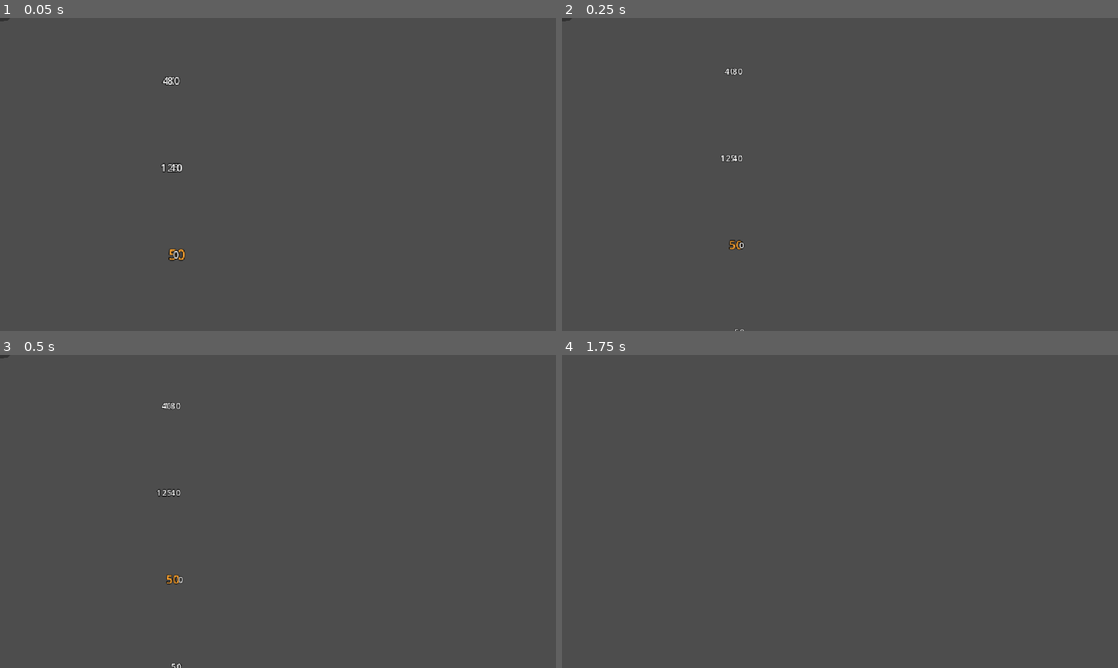
Above: before the commit, frames 1-4 (two rows, left to right).
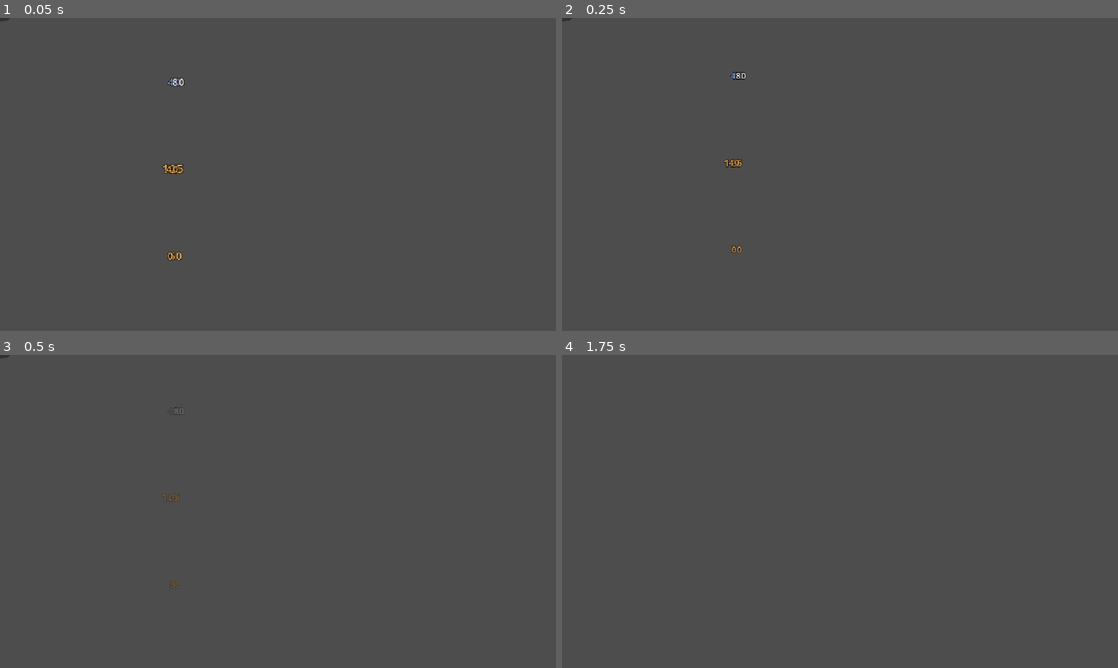
Above: after the commit, the same moments.

Repository: RyanAndrewsJR/uhgame
Game: Godot game, scene res://scenes/tests/combat_test.tscn
Two runs of this game, one before a commit and one after it. Both use one fixed random seed, a clock stepped at 60 frames per second and the inputs below. This scene is started directly instead of the project's main scene.
Inputs (mouse positions are in pixels of both pictures, inside the frame that each line leads up to):
- Up to frame 1 (0.05 s): no input
- Up to frame 2 (0.25 s): no input
- Up to frame 3 (0.5 s): no input
- Up to frame 4 (1.75 s): move the mouse to (962, 495) at 0.52 s; hold D (move_right) 0.53-1.28 s; click (962, 495) at 0.6 s; tap Enter at 1.25 s; move the mouse to (728, 527) at 1.27 s; hold S (move_down) from 1.28 s (still down); tap E (ability_e) at 1.35 s; click (728, 527) at 1.55 s

The runs differ from the first frame. In frame 1, 0.3% of the frame differs, in the area x 28-34%, y 18-78%; in frame 2, 0.3%; in frame 3, 0.2%; in frame 4, nothing differs.

Commit message:
COMBAT C6: damage numbers (DamageNumberStyle: log size steps, crit style, colors by damage type, red on the player, green heals, merged DoT ticks)
Sizes 10 / 12 / 14 px at 0 / 100 / 1000 damage, crits +3 sizes with '!',
physical orange / magic blue / true white, the player's damage red,
Unit.show_heal_number() green, DoT ticks merged per target within 0.3 s,
rise 12 px and fade over 0.6 s. Combat test 250/250, stats test 143/143,
headless in-game check 35/35.

Co-Authored-By: Claude Opus 5.5 <noreply@anthropic.com>
Claude-Session: https://claude.ai/code/session_01MgyCqfk8g1Va5ENTo7DNst

Diff:
--- /dev/null
+++ b/game/data/damage_number_styles/damage_number_style_default.tres
@@ -0,0 +1,13 @@
+[gd_resource type="Resource" script_class="DamageNumberStyle" format=3]
+
+[ext_resource type="Script" path="res://scripts/data/damage_number_style.gd" id="1_style"]
+
+[resource]
+script = ExtResource("1_style")
+size_thresholds = PackedFloat32Array(0, 100, 1000)
+font_sizes = PackedInt32Array(10, 12, 14)
+crit_size_bonus = 3
+dot_font_size = 8
+dot_merge_window = 0.3
+rise_px = 12.0
+lifetime = 0.6
--- /dev/null
+++ b/game/scripts/data/damage_number_style.gd
@@ -0,0 +1,64 @@
+class_name DamageNumberStyle
+extends Resource
+## How damage numbers look (COMBAT.md, Damage numbers). One style in use:
+## res://data/damage_number_styles/damage_number_style_default.tres.
+
+@export_group("Size")
+## Damage at or above each threshold uses the matching font size. Steps of
+## 10x (a log scale), so late-game numbers don't all hit the biggest size.
+@export var size_thresholds: PackedFloat32Array = PackedFloat32Array([0.0, 100.0, 1000.0])
+@export var font_sizes: PackedInt32Array = PackedInt32Array([10, 12, 14])
+
+@export_group("Crit")
+## Crits are this many font sizes bigger.
+@export var crit_size_bonus: int = 3
+## The crit font (COMBAT.md, Open questions). null = the normal font until
+## the asset exists.
+@export var crit_font: Font
+@export var crit_outline_color: Color = Color(0.45, 0.12, 0.0)
+## Added after a crit's number.
+@export var crit_suffix: String = "!"
+
+@export_group("Damage over time")
+@export var dot_font_size: int = 8
+## DoT ticks on the same target within this many seconds add up into one
+## number.
+@export var dot_merge_window: float = 0.3
+
+@export_group("Colors")
+@export var physical_color: Color = Color(1.0, 0.72, 0.35)
+@export var magic_color: Color = Color(0.55, 0.7, 1.0)
+@export var true_color: Color = Color(1.0, 1.0, 1.0)
+## Damage the player takes, whatever its type.
+@export var player_damage_color: Color = Color(1.0, 0.3, 0.28)
+@export var heal_color: Color = Color(0.4, 1.0, 0.45)
+@export var outline_color: Color = Color.BLACK
+@export var outline_size: int = 3
+
+@export_group("Motion")
+@export var rise_px: float = 12.0
+## Seconds from the hit until the number is gone (it fades over the second
+## half).
+@export var lifetime: float = 0.6
+## The number pops in at this scale and shrinks to 1 over 0.1 s.
+@export var pop_scale: float = 1.35
+## Random sideways spread, px.
+@export var spread_px: float = 6.0
+
+
+## The font size for a normal hit of `amount`.
+func get_font_size(amount: float) -> int:
+	var size := font_sizes[0] if not font_sizes.is_empty() else 10
+	for i in mini(size_thresholds.size(), font_sizes.size()):
+		if amount >= size_thresholds[i]:
+			size = font_sizes[i]
+	return size
+
+
+func get_damage_type_color(type: HitContext.DamageType) -> Color:
+	match type:
+		HitContext.DamageType.MAGIC:
+			return magic_color
+		HitContext.DamageType.TRUE:
+			return true_color
+	return physical_color
--- a/game/scripts/tests/combat_test.gd
+++ b/game/scripts/tests/combat_test.gd
@@ -17,6 +17,8 @@
 ## the stronger knockback winning).
 ## C5: the elite slime's telegraphed slam (numbers, the telegraph, a hit,
 ## walking and dashing out, a stun, the AI casting it by itself).
+## C6: damage numbers (log size steps, crit, colors by type, red on the
+## player, DoT merging, heals, rise and fade, none for blocked hits).
 ## Prints PASS/FAIL per check, then a total. Run headless and it quits with
 ## the number of failures as the exit code.
 
@@ -246,6 +248,7 @@
 	await _test_melee()
 	await _test_getting_hit()
 	await _test_elite()
+	await _test_damage_numbers()
 	await _test_death_mid_swing()
 
 
@@ -1126,6 +1129,110 @@
 	return null
 
 
+# --- C6: damage numbers -----------------------------------------------------------
+
+const NUMBER_SCRIPT := preload("res://scripts/ui/damage_number.gd")
+
+
+func _test_damage_numbers() -> void:
+	var style: DamageNumberStyle = NUMBER_SCRIPT.DEFAULT_STYLE
+	_section("C6: damage numbers")
+	_check("size steps 10 / 12 / 14 at 0 / 100 / 1000 (log scale)",
+		[style.get_font_size(22.0), style.get_font_size(64.0), style.get_font_size(102.4), style.get_font_size(1500.0)], [10, 10, 12, 14])
+	await _reset_knight()
+	await _hitstop_over()
+	var dummy := _dummy_at(Vector2(50, 0))
+	await _frames(1)
+	var numbers: Array = []
+	for i in 3:
+		dummy.health.heal(1000.0)
+		_place(dummy, knight.global_position + Vector2(50, 0))
+		await _frames(1)
+		var before := _numbers()
+		knight.attack.try_swing(Vector2.RIGHT)
+		await _wait_until(func() -> bool: return knight.attack.is_in_recovery(), 20)
+		var new := _numbers().filter(func(n: Label) -> bool: return not before.has(n))
+		numbers.append(new.map(func(n: Label) -> Array: return [n.text, n.font_size, n.color]))
+		await _wait_until(func() -> bool: return not knight.attack.is_swinging(), 60)
+		await _wait_until(func() -> bool: return not knight.attack.is_in_pause(), 30)
+		await _hitstop_over()
+	_check("every swing shows one number", [numbers[0].size(), numbers[1].size(), numbers[2].size()], [1, 1, 1])
+	if numbers[0].size() == 1 and numbers[2].size() == 1:
+		_check("swing 1: \"64\", size 10, physical color", numbers[0][0], ["64", 10, style.physical_color])
+		_check("the finisher's 102 is a size bigger", numbers[2][0].slice(0, 2), ["102", 12])
+
+	dummy.health.heal(1000.0)
+	var before := _numbers()
+	var magic := HitContext.new()
+	magic.source = knight
+	magic.target = dummy
+	magic.base_damage = 30.0
+	magic.damage_type = HitContext.DamageType.MAGIC
+	HitPipeline.resolve(magic)
+	var true_hit := _hit(dummy, 30.0, HitContext.DamageType.TRUE)
+	var added := _numbers().filter(func(n: Label) -> bool: return not before.has(n))
+	_check("magic blue, true white", added.map(func(n: Label) -> Color: return n.color), [style.magic_color, style.true_color])
+
+	before = _numbers()
+	var crit := HitPipeline.basic_attack(knight, dummy, knight.attack.combo.swings[0])
+	crit.raw_damage = 64.0
+	crit.is_crit = true
+	dummy.on_hit(crit)
+	added = _numbers().filter(func(n: Label) -> bool: return not before.has(n))
+	_check("a crit: \"64!\", 3 sizes bigger", added.map(func(n: Label) -> Array: return [n.text, n.font_size]), [["64!", 13]])
+
+	before = _numbers()
+	for i in 3:
+		var tick := dummy.make_hit_context(10.0, knight)
+		tick.add_tag(&"dot")
+		dummy.on_hit(tick)
+		await _frames(3)
+	added = _numbers().filter(func(n: Label) -> bool: return not before.has(n))
+	_check("DoT ticks within 0.3 s merge into one small number", added.map(func(n: Label) -> Array: return [n.text, n.font_size]), [["30", 8]])
+	await _frames(25)
+	before = _numbers()
+	var late := dummy.make_hit_context(10.0, knight)
+	late.add_tag(&"dot")
+	dummy.on_hit(late)
+	added = _numbers().filter(func(n: Label) -> bool: return not before.has(n))
+	_check("a tick after the window starts a new number", added.size(), 1)
+
+	before = _numbers()
+	dummy.show_heal_number(15.0)
+	added = _numbers().filter(func(n: Label) -> bool: return not before.has(n))
+	_check("healing: green \"+15\"", added.map(func(n: Label) -> Array: return [n.text, n.color]), [["+15", style.heal_color]])
+
+	await _wait_until(func() -> bool: return not knight.has_invulnerability(Unit.HIT_IFRAMES_ID), 60)
+	before = _numbers()
+	_hit(knight, 20.0, HitContext.DamageType.MAGIC)
+	added = _numbers().filter(func(n: Label) -> bool: return not before.has(n))
+	_check("damage the player takes is red (any type)", added.map(func(n: Label) -> Color: return n.color), [style.player_damage_color])
+	before = _numbers()
+	_hit(knight, 20.0, HitContext.DamageType.MAGIC)   # blocked by the i-frames
+	_check("a blocked hit shows no number", _numbers().filter(func(n: Label) -> bool: return not before.has(n)).size(), 0)
+	knight.health.heal(10000.0)
+
+	before = _numbers()
+	dummy.take_damage(40.0, knight)
+	added = _numbers().filter(func(n: Label) -> bool: return not before.has(n))
+	if added.size() == 1:
+		var n: Label = added[0]
+		var y0 := n.position.y
+		var t0 := _game_time
+		await _wait_until(func() -> bool: return _game_time - t0 >= 0.5, 60)
+		_check_near("it rises 12 px", y0 - n.position.y, 12.0, 1.5)
+		_check("and fades", n.modulate.a < 0.5, true)
+		var ref: WeakRef = weakref(n)
+		await _wait_until(func() -> bool: return ref.get_ref() == null, 20)
+		_check("gone after 0.6 s", ref.get_ref() == null, true)
+	dummy.queue_free()
+
+
+func _numbers() -> Array:
+	return get_children().filter(func(n: Node) -> bool:
+		return n is Label and n.get_script() == NUMBER_SCRIPT and not n.is_queued_for_deletion())
+
+
 func _test_death_mid_swing() -> void:
 	_section("C2: the attacker dies mid-swing")
 	await _reset_knight()
--- a/game/scripts/ui/damage_number.gd
+++ b/game/scripts/ui/damage_number.gd
@@ -1,24 +1,83 @@
 extends Label
-## Floating damage number that pops up, drifts and fades.
+## Floating number above a unit that pops in, rises and fades (COMBAT.md,
+## Damage numbers). Unit sets it up from a hit (Unit._spawn_hit_number()).
+## Look and motion come from `style` (DamageNumberStyle).
 
+const DEFAULT_STYLE: DamageNumberStyle = preload("res://data/damage_number_styles/damage_number_style_default.tres")
+
+enum Kind { DAMAGE, CRIT, DOT, HEAL }
+
+var style: DamageNumberStyle = DEFAULT_STYLE
+var kind: Kind = Kind.DAMAGE
+var amount: float = 0.0
 var color: Color = Color.WHITE
+## 0 = worked out from the amount and kind.
+var font_size: int = 0
+## Kept from before C6: the old path (Unit._spawn_damage_number) sets these.
 var big: bool = false
+
+var _age: float = 0.0
 
 
 func _ready() -> void:
 	z_index = 100
-	add_theme_font_size_override("font_size", 13 if big else 10)
+	if font_size <= 0:
+		font_size = _pick_font_size()
+	add_theme_font_size_override("font_size", font_size)
 	add_theme_color_override("font_color", color)
-	add_theme_color_override("font_outline_color", Color.BLACK)
-	add_theme_constant_override("outline_size", 3)
+	add_theme_color_override("font_outline_color",
+		style.crit_outline_color if kind == Kind.CRIT else style.outline_color)
+	add_theme_constant_override("outline_size", style.outline_size)
+	if kind == Kind.CRIT and style.crit_font:
+		add_theme_font_override("font", style.crit_font)
+	_update_text()
 	horizontal_alignment = HORIZONTAL_ALIGNMENT_CENTER
-	size = Vector2(40, 14)
+	size = Vector2(48, font_size + 4)
 	pivot_offset = size * 0.5
 	position -= size * 0.5
-	scale = Vector2(1.4, 1.4)
-	var drift := Vector2(randf_range(-8, 8), -18)
+	scale = Vector2.ONE * style.pop_scale
+	var drift := Vector2(randf_range(-style.spread_px, style.spread_px) * 0.5, -style.rise_px)
 	var tween := create_tween()
-	tween.tween_property(self, "scale", Vector2.ONE, 0.12)
-	tween.parallel().tween_property(self, "position", position + drift, 0.6).set_ease(Tween.EASE_OUT).set_trans(Tween.TRANS_CUBIC)
-	tween.tween_property(self, "modulate:a", 0.0, 0.2)
+	tween.tween_property(self, "scale", Vector2.ONE, 0.1)
+	tween.parallel().tween_property(self, "position", position + drift, style.lifetime) \
+		.set_ease(Tween.EASE_OUT).set_trans(Tween.TRANS_CUBIC)
+	tween.parallel().tween_property(self, "modulate:a", 0.0, style.lifetime * 0.5).set_delay(style.lifetime * 0.5)
 	tween.tween_callback(queue_free)
+
+
+func _process(delta: float) -> void:
+	_age += delta
+
+
+## Seconds since it appeared (for merging DoT ticks).
+func get_age() -> float:
+	return _age
+
+
+## A DoT tick on the same target: add it to this number.
+func add_amount(extra: float) -> void:
+	amount += extra
+	_update_text()
+	scale = Vector2.ONE * 1.15
+	create_tween().tween_property(self, "scale", Vector2.ONE, 0.08)
+
+
+func _update_text() -> void:
+	var shown := str(roundi(amount))
+	match kind:
+		Kind.CRIT:
+			shown += style.crit_suffix
+		Kind.HEAL:
+			shown = "+" + shown
+	text = shown
+
+
+func _pick_font_size() -> int:
+	match kind:
+		Kind.DOT:
+			return style.dot_font_size
+		Kind.CRIT:
+			return style.get_font_size(amount) + style.crit_size_bonus
+	if big:
+		return 13   # the old ability highlight (pre-C6 path)
+	return style.get_font_size(amount)
--- a/game/scripts/units/unit.gd
+++ b/game/scripts/units/unit.gd
@@ -50,6 +50,7 @@
 			queue_redraw()
 
 var _alive: bool = true
+var _dot_number: Label   # the latest DoT number, to merge the next tick into
 var _invulnerable: Dictionary = {}   # id -> true (e.g. &"dash" i-frames)
 
 
@@ -157,7 +158,7 @@
 	ctx.health_lost = before - health.current
 	ctx.killed = not _alive
 	damaged.emit(ctx.taken_damage, ctx.source)
-	_spawn_damage_number(ctx.taken_damage, ctx.highlight)
+	_spawn_hit_number(ctx)
 	_flash()
 	if ctx.knockback_px > 0.0 and _alive:
 		_apply_knockback(ctx)
@@ -237,6 +238,54 @@
 	create_tween().tween_property(body, "modulate", Color.WHITE, feel.flash_time)
 
 
+## The number for a hit that got through (COMBAT.md, Damage numbers): size by
+## amount (log steps), crits bigger with their own look, color by damage type
+## (red on the player), DoT ticks smaller and merged per target.
+func _spawn_hit_number(ctx: HitContext) -> void:
+	var style: DamageNumberStyle = DamageNumber.DEFAULT_STYLE
+	var is_dot := ctx.has_tag(&"dot")
+	if is_dot and is_instance_valid(_dot_number) and not _dot_number.is_queued_for_deletion() \
+			and _dot_number.get_age() < style.dot_merge_window:
+		_dot_number.add_amount(ctx.taken_damage)
+		return
+	var n := _make_number(ctx.taken_damage, style)
+	if is_dot:
+		n.kind = DamageNumber.Kind.DOT
+		_dot_number = n
+	elif ctx.is_crit:
+		n.kind = DamageNumber.Kind.CRIT
+	if team == Team.PLAYER:
+		n.color = style.player_damage_color
+	else:
+		n.color = style.get_damage_type_color(ctx.damage_type)
+	_add_number(n)
+
+
+## A green healing number above the unit (life steal, heals; C8 and later).
+func show_heal_number(amount: float) -> void:
+	var style: DamageNumberStyle = DamageNumber.DEFAULT_STYLE
+	var n := _make_number(amount, style)
+	n.kind = DamageNumber.Kind.HEAL
+	n.color = style.heal_color
+	_add_number(n)
+
+
+func _make_number(amount: float, style: DamageNumberStyle) -> Label:
+	var n := Label.new()
+	n.set_script(DamageNumber)
+	n.style = style
+	n.amount = amount
+	return n
+
+
+func _add_number(n: Label) -> void:
+	var parent := get_parent() as Node2D
+	var spread: float = (n.style as DamageNumberStyle).spread_px
+	n.position = parent.to_local(get_center() + Vector2(randf_range(-spread, spread), -get_gameplay_radius_px() * 0.8))
+	parent.add_child(n)
+
+
+## The pre-C6 number (kept, unused since C6; delete after Ryan confirms C6).
 func _spawn_damage_number(amount: float, highlight: bool = false) -> void:
 	var n := Label.new()
 	n.set_script(DamageNumber)
Not shown, added: game/scripts/data/damage_number_style.gd.uid
Not shown, changed: CLAUDE.md
Not shown, changed: docs/COMBAT.md
Not shown, changed: docs/CONVENTIONS.md
Not shown, changed: docs/DECISIONS.md
